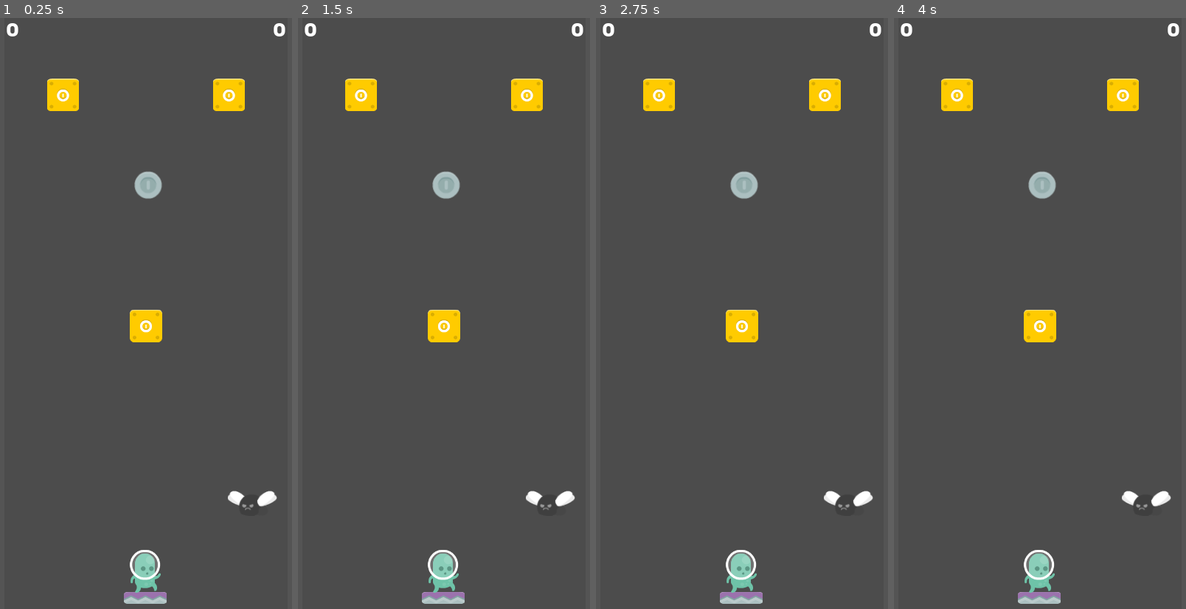
Above: before the commit, frames 1-4 (left to right).
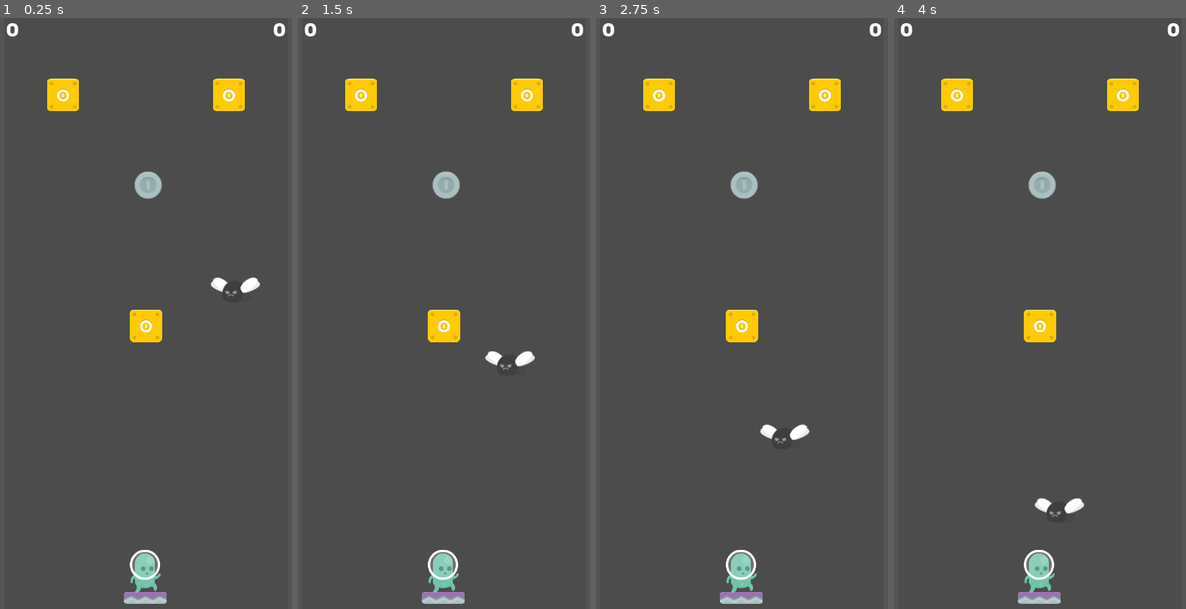
Above: after the commit, the same moments.

Repository: Crestor123/spacejump
Game: Godot game, scene res://Scenes/Game.tscn
Same seed, same stepped clock (60 frames per second), same inputs: the game is played once before the commit and once after it.
Inputs:
- Up to frame 1 (0.25 s): no input
- Up to frame 2 (1.5 s): no input
- Up to frame 3 (2.75 s): no input
- Up to frame 4 (4 s): no input

The runs differ from the first frame. In frame 1, 0.5% of the frame differs, in the area x 72-95%, y 43-84%; in frame 2, 0.5%, in the area x 64-95%, y 56-84%; in frame 3, 0.5%; in frame 4, 0.5%.

Commit message:
Implemented basic enemy code

Diff:
--- a/Objects/Enemy.tscn
+++ b/Objects/Enemy.tscn
@@ -3,15 +3,17 @@
 [ext_resource path="res://Sprites/flyFly1.png" type="Texture" id=1]
 [ext_resource path="res://Scripts/Enemy.gd" type="Script" id=2]
 
-[sub_resource type="CapsuleShape2D" id=1]
-radius = 22.0
-height = 32.0
+[sub_resource type="RectangleShape2D" id=1]
+extents = Vector2( 17.4802, 26.2894 )
 
 [sub_resource type="CapsuleShape2D" id=2]
-radius = 15.0
+radius = 20.0
+height = 25.0
 
 [node name="Enemy" type="KinematicBody2D"]
 scale = Vector2( 1.5, 1.5 )
+collision_layer = 4
+collision/safe_margin = 0.001
 script = ExtResource( 2 )
 
 [node name="CollisionShape2D" type="CollisionShape2D" parent="."]
@@ -30,5 +32,9 @@
 shape = SubResource( 2 )
 shape_centered = false
 
+[node name="StunTimer" type="Timer" parent="."]
+wait_time = 0.5
+
 [connection signal="pressed" from="TouchScreenButton" to="." method="_on_TouchScreenButton_pressed"]
 [connection signal="released" from="TouchScreenButton" to="." method="_on_TouchScreenButton_released"]
+[connection signal="timeout" from="StunTimer" to="." method="_on_Timer_timeout"]
--- a/Scenes/Game.tscn
+++ b/Scenes/Game.tscn
@@ -1,10 +1,9 @@
-[gd_scene load_steps=6 format=2]
+[gd_scene load_steps=5 format=2]
 
 [ext_resource path="res://Scripts/Game.gd" type="Script" id=1]
 [ext_resource path="res://Scenes/Main.tscn" type="PackedScene" id=2]
 [ext_resource path="res://Scripts/InputManager.gd" type="Script" id=3]
 [ext_resource path="res://Scripts/CurrentScene.gd" type="Script" id=4]
-[ext_resource path="res://Objects/Enemy.tscn" type="PackedScene" id=5]
 
 [node name="Game" type="Node2D"]
 script = ExtResource( 1 )
@@ -16,6 +15,3 @@
 script = ExtResource( 4 )
 
 [node name="Main" parent="CurrentScene" instance=ExtResource( 2 )]
-
-[node name="Enemy" parent="." instance=ExtResource( 5 )]
-position = Vector2( 886.332, 1576.63 )
--- a/Scenes/Main.tscn
+++ b/Scenes/Main.tscn
@@ -9,6 +9,8 @@
 [ext_resource path="res://Rubik-Bold.ttf" type="DynamicFontData" id=7]
 [ext_resource path="res://Scripts/CoinSpawner.gd" type="Script" id=8]
 [ext_resource path="res://Objects/Coin.tscn" type="PackedScene" id=9]
+[ext_resource path="res://Objects/Enemy.tscn" type="PackedScene" id=10]
+[ext_resource path="res://Scripts/EnemySpawner.gd" type="Script" id=11]
 
 [sub_resource type="DynamicFont" id=1]
 size = 64
@@ -125,24 +127,25 @@
 
 [node name="Killfloor" type="Area2D" parent="."]
 position = Vector2( 540, 2000 )
-collision_layer = 3
-collision_mask = 3
+collision_mask = 7
 script = ExtResource( 4 )
 
 [node name="KillfloorCollision" type="CollisionShape2D" parent="Killfloor"]
-shape = SubResource( 3 )
+shape = SubResource( 4 )
 
 [node name="RightWall" type="StaticBody2D" parent="."]
 position = Vector2( 1000, 0 )
+collision_mask = 7
 
 [node name="CollisionShape2D" type="CollisionShape2D" parent="RightWall"]
-shape = SubResource( 4 )
+shape = SubResource( 5 )
 
 [node name="LeftWall" type="StaticBody2D" parent="."]
 position = Vector2( 80, 0 )
+collision_mask = 7
 
 [node name="CollisionShape2D" type="CollisionShape2D" parent="LeftWall"]
-shape = SubResource( 4 )
+shape = SubResource( 5 )
 
 [node name="CoinSpawner" type="Node" parent="."]
 script = ExtResource( 8 )
@@ -150,5 +153,11 @@
 [node name="Coin" parent="CoinSpawner" instance=ExtResource( 9 )]
 position = Vector2( 547.099, 540.096 )
 
+[node name="EnemySpawner" type="Node" parent="."]
+script = ExtResource( 11 )
+
+[node name="Enemy" parent="EnemySpawner" instance=ExtResource( 10 )]
+position = Vector2( 846.898, 835.443 )
+
 [connection signal="pressed" from="UILayer/Replay" to="." method="_on_Replay_pressed"]
 [connection signal="body_entered" from="Killfloor" to="Killfloor" method="_on_Killfloor_body_entered"]
--- a/Scripts/Enemy.gd
+++ b/Scripts/Enemy.gd
@@ -4,21 +4,80 @@
 #Function as node for player movement
 #Die when touching a wall
 
+onready var input = get_tree().get_root().get_node("Game/InputManager")
+onready var spawner = get_parent()
+#onready var player = get_tree().get_root().get_node("Game/CurrentScene/Main/Player")
+onready var player = spawner.get_parent().get_node("Player")
+onready var stunTimer = $StunTimer
+
 signal tapped(position)
 signal released
-signal destroyed
+signal destroyed(position)
+
+var velocity = Vector2(0, 0)
+export var speed = 400
+export var acceleration = 0.5
+export var friction = 0.1
 
 var nodePosition = Vector2(0, 0)
+var tapped = false
+var stunned = false
 
 # Called when the node enters the scene tree for the first time.
 func _ready():
+	set_meta("type", "enemy")
+	connect("tapped", input, "node_tapped")
+	connect("released", input, "node_released")
+	connect("destroyed", input, "node_destroyed")
 	pass # Replace with function body.
 
 func die():
+	tapped = false
+	emit_signal("destroyed", nodePosition)
 	queue_free()
 
 func _on_TouchScreenButton_pressed():
-	pass # Replace with function body.
+	nodePosition = global_position
+	tapped = true
+	stunned = true
+	emit_signal("tapped", global_position)
+	pass
 
 func _on_TouchScreenButton_released():
-	pass # Replace with function body.
+	nodePosition = Vector2(0, 0)
+	tapped = false
+	stunTimer.start()
+	emit_signal("released")
+	pass
+
+func _physics_process(delta):
+	if tapped == false && stunned == false:
+		#Move toward player
+		if player != null:
+			velocity = global_position.direction_to(player.global_position)
+		velocity.x = lerp(velocity.x, velocity.x * speed, acceleration)
+		velocity.y = lerp(velocity.y, velocity.y * speed, acceleration)
+		pass
+	elif tapped == true:
+		#Function as a node, but moves with physics
+		velocity = global_position.direction_to(player.global_position)
+		if player.global_position.y < global_position.y:
+			velocity *= -1
+			velocity.x = lerp(velocity.x, velocity.x * (speed * 3), acceleration)
+			velocity.y = lerp(velocity.y, velocity.y * (speed * 3), acceleration)
+		else:
+			velocity.x = lerp(velocity.x, velocity.x * (speed), acceleration)
+			velocity.y = lerp(velocity.y, velocity.y * (speed), acceleration)
+		pass
+	elif stunned == true:
+		#Don't move
+		pass
+
+	var collision = move_and_collide(velocity * delta, false)
+	if collision:
+		var type = collision.collider.get_meta("type")
+		if type == "wall":
+			die()
+
+func _on_Timer_timeout():
+	stunned = false
--- /dev/null
+++ b/Scripts/EnemySpawner.gd
@@ -0,0 +1,11 @@
+extends Node
+
+onready var gameData = get_parent()
+
+func _ready():
+	pass # Replace with function body.
+
+
+# Called every frame. 'delta' is the elapsed time since the previous frame.
+#func _process(delta):
+#	pass
--- a/Scripts/InputManager.gd
+++ b/Scripts/InputManager.gd
@@ -4,6 +4,7 @@
 	pass # Replace with function body.
 
 signal move_player(position)
+signal move_enemy(position)
 signal stop_move
 
 var nodePos = Vector2(0, 0)
--- a/Scripts/Main.gd
+++ b/Scripts/Main.gd
@@ -9,6 +9,7 @@
 onready var killfloor = $Killfloor
 onready var leftWall = $LeftWall
 onready var rightWall = $RightWall
+onready var player = $Player
 
 onready var replayButton = $UILayer/Replay
 
@@ -66,7 +67,7 @@
 				spawnCoin((nodeHeight * 100))
 				coinFlag = false
 			elif coinFlag == false:
-				print("here")
+				#print("here")
 				coinFlag = true
 	heightLabel.text = str(floor((playerMaxHeight * -1) / 100))
 	pass
--- a/Scripts/NodeSpawner.gd
+++ b/Scripts/NodeSpawner.gd
@@ -19,7 +19,7 @@
 	var spawned = 0
 	var probability = 38
 	if prevHeight == height:
-		print("do not spawn")
+		#print("do not spawn")
 		return
 	prevHeight = height
 
@@ -27,7 +27,7 @@
 	probability = probability - (gameData.intensity * 2)
 	rand = rng.randi_range(1, 100)
 	if rand < probability: spawncount = 2
-	print("spawncount: ", spawncount)
+	#print("spawncount: ", spawncount)
 
 	for i in spawncount:
 		flag = true
--- a/Scripts/Player.gd
+++ b/Scripts/Player.gd
@@ -60,6 +60,9 @@
 		if (type == "coin"):
 			collision.collider.die()
 			emit_signal("collectCoin")
+		if (type == "enemy"):
+			#Take damage, iframes
+			pass
 		#else:
 			#print("here")
 			#velocity = Vector2(0, 0)
Not shown: 3 places in Scenes/Main.tscn that only renumber resources
